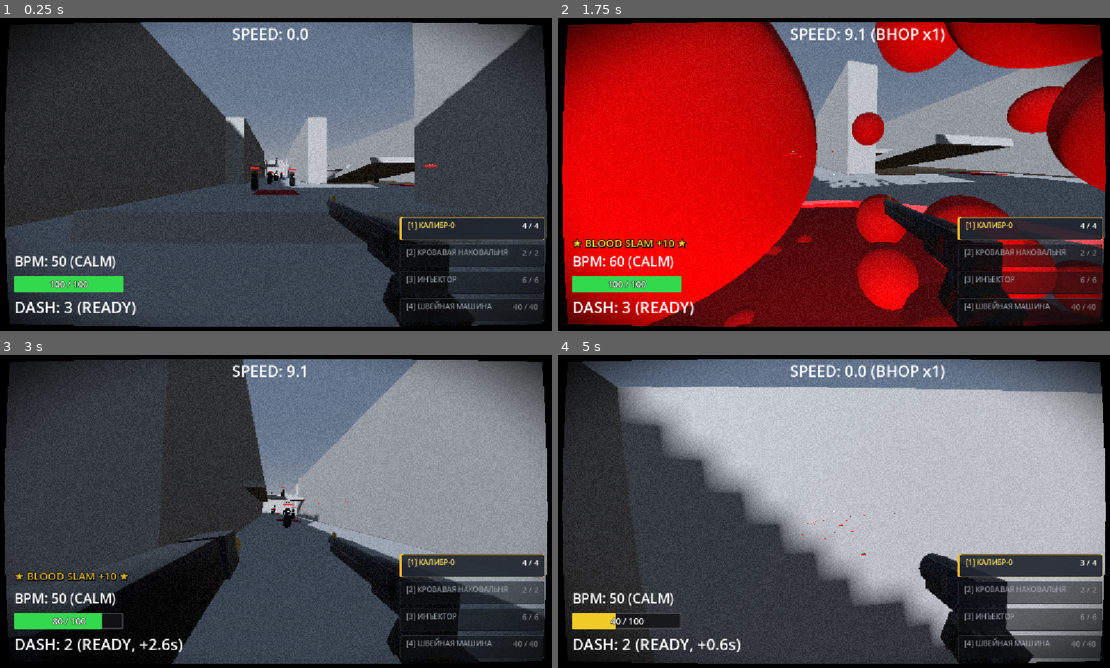
Above: before the commit, frames 1-4 (two rows, left to right).
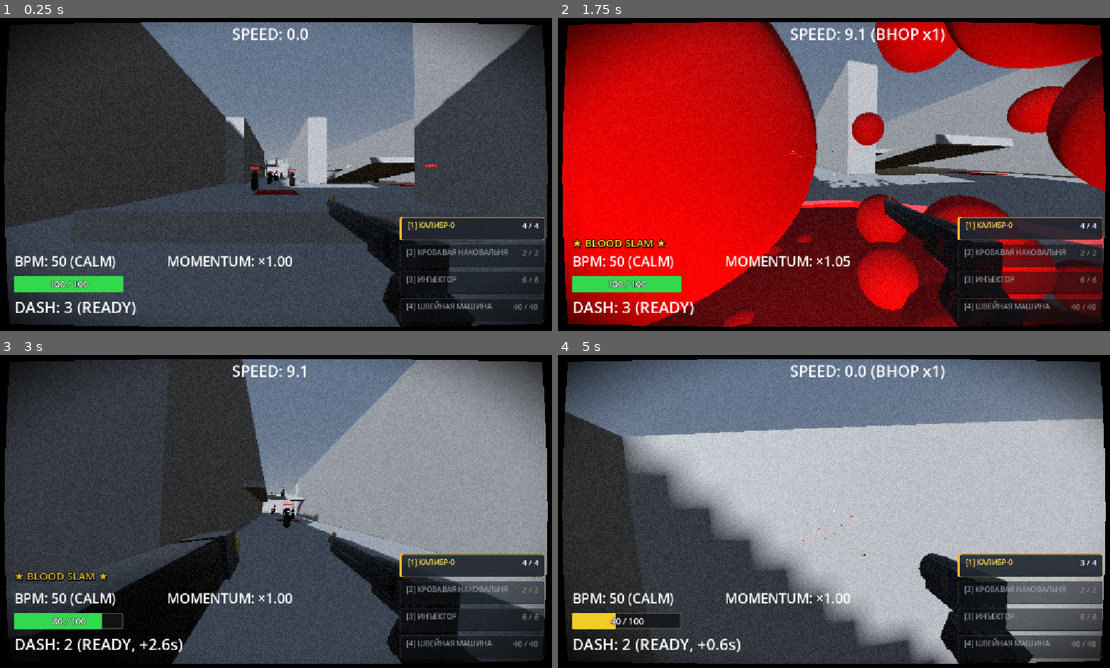
Above: after the commit, the same moments.

Repository: ggou3/voidkill
Game: Godot game, scene res://test_arena.tscn
The game is run twice, just before and just after one commit, with the same random seed, the same clock (stepped at 60 frames per second) and the same inputs. This scene is started directly instead of the project's main scene.
Inputs (mouse positions are in pixels of both pictures, inside the frame that each line leads up to):
- Up to frame 1 (0.25 s): no input
- Up to frame 2 (1.75 s): tap Enter at 0.5 s; move the mouse to (828, 180) at 0.52 s; hold C (slam) 0.53-1.28 s; hold W (move_forward) from 0.53 s (still down); tap Space (jump) at 0.77, 1.52 s; move the mouse to (878, 177) at 1.27 s; right-click (878, 177) at 1.35 s; tap C (slam) at 1.55 s
- Up to frame 3 (3 s): move the mouse to (231, 508) at 2.02 s; hold Shift (dash) 2.03-2.78 s; tap C (slam) at 2.3 s; move the mouse to (281, 511) at 2.77 s; release W (move_forward) at 2.78 s; hold A (move_left) from 2.78 s (still down); tap F (melee) at 2.85 s
- Up to frame 4 (5 s): tap Space (jump) at 3.02, 3.77, 4.52 s; tap C (slam) at 3.05, 3.8, 4.35 s; move the mouse to (811, 505) at 3.52 s; release A (move_left) at 3.53 s; press the mouse at (811, 505) at 3.53 s; hold W (move_forward) from 3.53 s (still down); move the mouse to (867, 511) at 4.27 s; release the mouse at (867, 511) at 4.28 s

The runs differ from the first frame. In frame 1, 0.4% of the frame differs, in the area x 30-53%, y 76-80%; in frame 2, 0.6%; in frame 3, 0.6%; in frame 4, 24%, in the area x 1-99%, y 2-99%.

Commit message:
Add permanent Combat Momentum indicator to HUD with dynamic color and idle dimming

Diff:
--- a/player.tscn
+++ b/player.tscn
@@ -520,6 +520,14 @@
 offset_bottom = 529.0
 theme_override_font_sizes/font_size = 28
 text = "BPM: 50 (CALM)"
+
+[node name="MomentumLabel" type="Label" parent="HUD" unique_id=773412601]
+offset_left = 350.0
+offset_top = 484.0
+offset_right = 660.0
+offset_bottom = 529.0
+theme_override_font_sizes/font_size = 28
+text = "MOMENTUM: ×1.00"
 
 [node name="HealthBar" type="ProgressBar" parent="HUD" unique_id=773412589]
 offset_left = 34.0
--- a/skill_manager.gd
+++ b/skill_manager.gd
@@ -33,12 +33,16 @@
 
 var combat_momentum: float = 1.0
 var time_since_momentum_gain: float = 0.0
+var momentum_idle_timer: float = 0.0
+var momentum_display_alpha: float = 1.0
+var momentum_font_size: int = 28
 
 @onready var player = $".."
 @onready var head = $"../Head"
 @onready var slam_ray = $"../SlamRay"
 @onready var dash_label = $"../HUD/DashLabel"
 @onready var bpm_label = get_node_or_null("../HUD/BPMLabel")
+@onready var momentum_label: Label = get_node_or_null("../HUD/MomentumLabel")
 @onready var combo_label: Label = get_node_or_null("../HUD/ComboLabel")
 var combo_tween: Tween = null
 var blood_splatter_scene = preload("res://blood_splatter.tscn")
@@ -61,6 +65,18 @@
 			bpm_label.add_theme_font_size_override("font_size", 28)
 			hud.add_child(bpm_label)
 
+	if not momentum_label:
+		var hud = get_node_or_null("../HUD")
+		if hud:
+			momentum_label = Label.new()
+			momentum_label.name = "MomentumLabel"
+			momentum_label.offset_left = 350.0
+			momentum_label.offset_top = 484.0
+			momentum_label.offset_right = 660.0
+			momentum_label.offset_bottom = 529.0
+			momentum_label.add_theme_font_size_override("font_size", 28)
+			hud.add_child(momentum_label)
+
 func _process(delta):
 	# Восстановление зарядов дэша
 	if dashes < MAX_DASH:
@@ -93,6 +109,9 @@
 	# Индикация BPM в HUD
 	if bpm_label:
 		bpm_label.text = "BPM: %d (%s)" % [int(round(bpm)), get_bpm_tier()]
+
+	# Постоянная индикация Combat Momentum в HUD
+	_update_momentum_hud(delta)
 
 	# Индикация состояния зарядов и остывания
 	if dash_label:
@@ -113,6 +132,45 @@
 		return
 	combat_momentum = clampf(combat_momentum + amount, 1.0, 2.0)
 	time_since_momentum_gain = 0.0
+	momentum_idle_timer = 0.0
+
+func _update_momentum_hud(delta: float):
+	if not is_instance_valid(momentum_label):
+		return
+
+	# Отслеживание времени простоя на базовом значении 1.0
+	if combat_momentum <= 1.001:
+		momentum_idle_timer += delta
+	else:
+		momentum_idle_timer = 0.0
+
+	# 1. Формат отображения: "MOMENTUM: ×1.45"
+	momentum_label.text = "MOMENTUM: ×%.2f" % combat_momentum
+
+	# 2. Линейная интерполяция цвета: от нейтрального белого (1.0) к яркому жёлтому/золотому (2.0)
+	var t: float = clampf(combat_momentum - 1.0, 0.0, 1.0)
+	var neutral_color: Color = Color(1.0, 1.0, 1.0, 1.0)
+	var gold_color: Color = Color(1.0, 0.82, 0.2, 1.0)
+	var active_color: Color = neutral_color.lerp(gold_color, t)
+
+	# 3. Состояние покоя (2+ секунды без изменений на базовом значении 1.0)
+	var is_dimmed: bool = (combat_momentum <= 1.001 and momentum_idle_timer >= 2.0)
+
+	if is_dimmed:
+		# Плавное затемнение/приглушение до 45% яркости и уменьшенный размер шрифта (24)
+		momentum_display_alpha = move_toward(momentum_display_alpha, 0.45, 2.0 * delta)
+		if momentum_font_size != 24:
+			momentum_font_size = 24
+			momentum_label.add_theme_font_size_override("font_size", 24)
+	else:
+		# Мгновенный возврат к полной яркости и полноразмерному шрифту (28) при любом росте
+		momentum_display_alpha = 1.0
+		if momentum_font_size != 28:
+			momentum_font_size = 28
+			momentum_label.add_theme_font_size_override("font_size", 28)
+
+	momentum_label.add_theme_color_override("font_color", active_color)
+	momentum_label.modulate.a = momentum_display_alpha
 
 func add_bpm(amount: float):
 	if amount <= 0.0:
@@ -304,8 +362,7 @@
 					pool.expand_temporarily(1.4, 4.0)
 
 			# Мгновенный разовый бонус +10 BPM
-			add_bpm(10.0)
-			show_hud_popup("★ BLOOD SLAM +10 ★")
+			show_hud_popup("★ BLOOD SLAM ★")
 
 			# Визуальный эффект расширяющейся волны крови
 			_spawn_blood_slam_vfx(player.global_position, effective_aoe)
Not shown, changed: DESIGN.md
